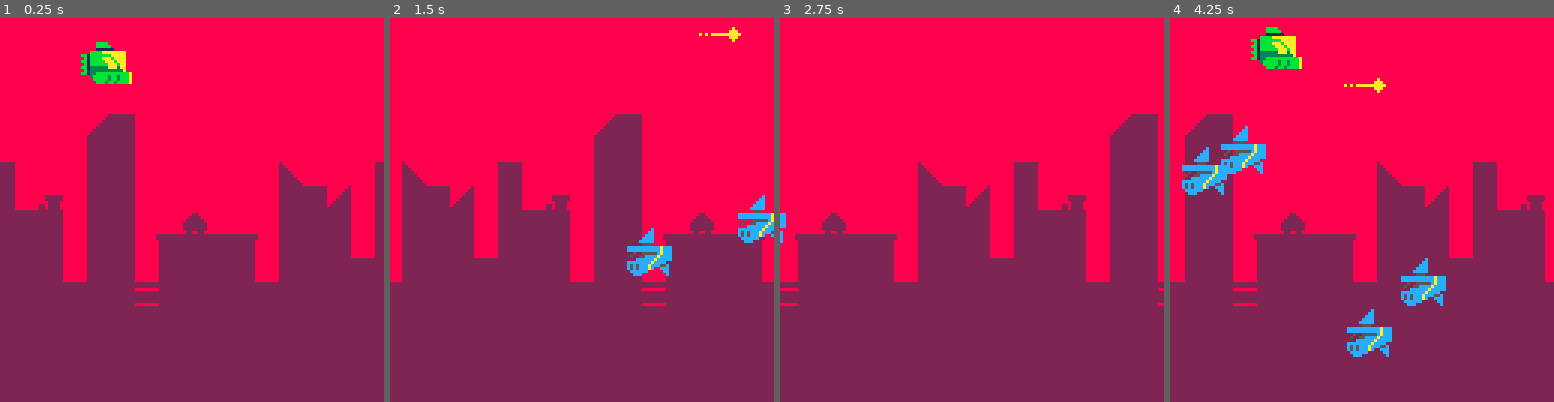
Above: before the commit, frames 1-4 (left to right).
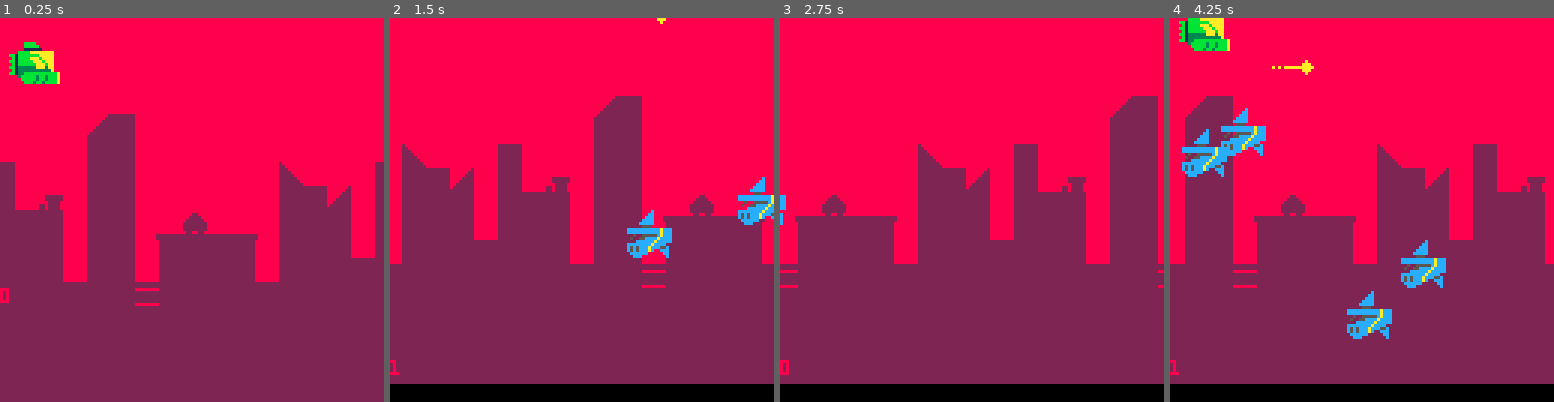
Above: after the commit, the same moments.

Repository: aelavell/shipz
Game: PICO-8 cartridge shipz.p8
Same seed, same stepped clock (60 frames per second), same inputs: the game is played once before the commit and once after it.
Inputs:
- Up to frame 1 (0.25 s): no input
- Up to frame 2 (1.5 s): tap X (X key) at 0.33, 1.07 s
- Up to frame 3 (2.75 s): tap X (X key) at 1.85 s
- Up to frame 4 (4.25 s): tap X (X key) at 2.97, 4.08 s

The runs differ from the first frame. In frame 1, 2.1% of the frame differs, in the area x 0-35%, y 6-75%; in frame 2, 11%; in frame 3, 9.7%; in frame 4, 16%, in the area x 0-100%, y 0-100%.

Commit message:
Hack in basic collision detection and ship destruction.

Diff:
--- a/shipz.p8
+++ b/shipz.p8
@@ -27,6 +27,7 @@
 	a.x=130+rnd(50)
 	a.y=32+rnd(64)
 	a.s={4,2,3}
+	a.size={16,15}
 
 	add(bad_shipz,a)
 	return a
@@ -39,6 +40,7 @@
 	a.x=s.x+4
 	a.y=s.y+4
 	a.s={55,2,1}
+	a.size={12,5}
 
 	sfx(0)
 	sfx(1)
@@ -60,10 +62,34 @@
 
 function update_bad_ship(s,dt)
 	s.x+=(-shipz[1].vel[1]+s.vel[1])*dt
-end
+
+ if (s.x<-32) then
+ 	del(bad_shipz,s)
+ end
+
+ for b in all(bullets) do
+ 	if
+ 	(
+ 	((b.x + b.s[2]*8 >= s.x + 8) and
+ 	(b.x < s.x + s.s[2]*8))
+ 	and
+ 	((b.y >= s.y) and
+ 	(b.y + b.s[3]*8 <= s.y + s.s[3]*8))
+ 	)
+ 	then
+ 		sfx(3)
+ 		del(bad_shipz,s)
+ 		del(bullets,b)
+ 	end
+ end
+end
+
 
 function update_bullet(b,dt)
 	b.x+=b.vel[1]*dt
+	if (b.x>128) then
+		del(bullets,b)
+	end
 end
 
 function draw_actor(a)
@@ -105,6 +131,7 @@
  foreach(shipz,draw_actor)
  foreach(bullets,draw_actor)
 	foreach(bad_shipz,draw_actor)
+	print(#bullets)
 end
 
 function _init()
@@ -114,7 +141,7 @@
 	shipz={}
 	bad_shipz={}
 	bullets={}
-	make_ship(26,0)
+	make_ship(2,0)
 	bg={}
 	bg.x=0
 end
Not shown, changed: the sound effects (__sfx__) section of shipz.p8
